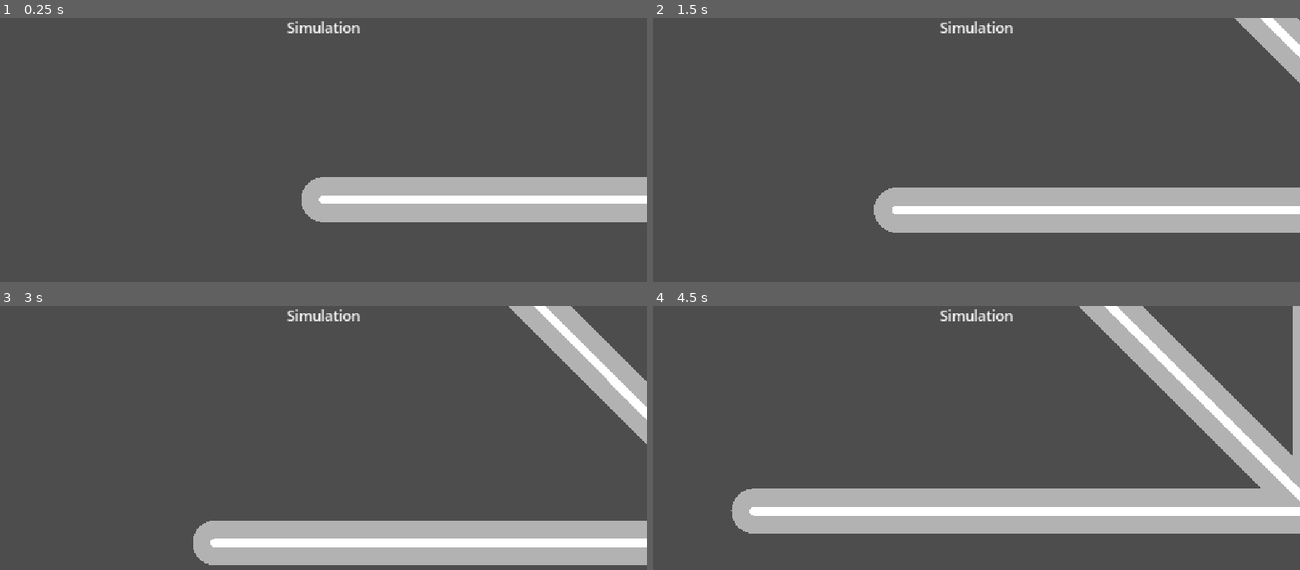
Above: before the commit, frames 1-4 (two rows, left to right).
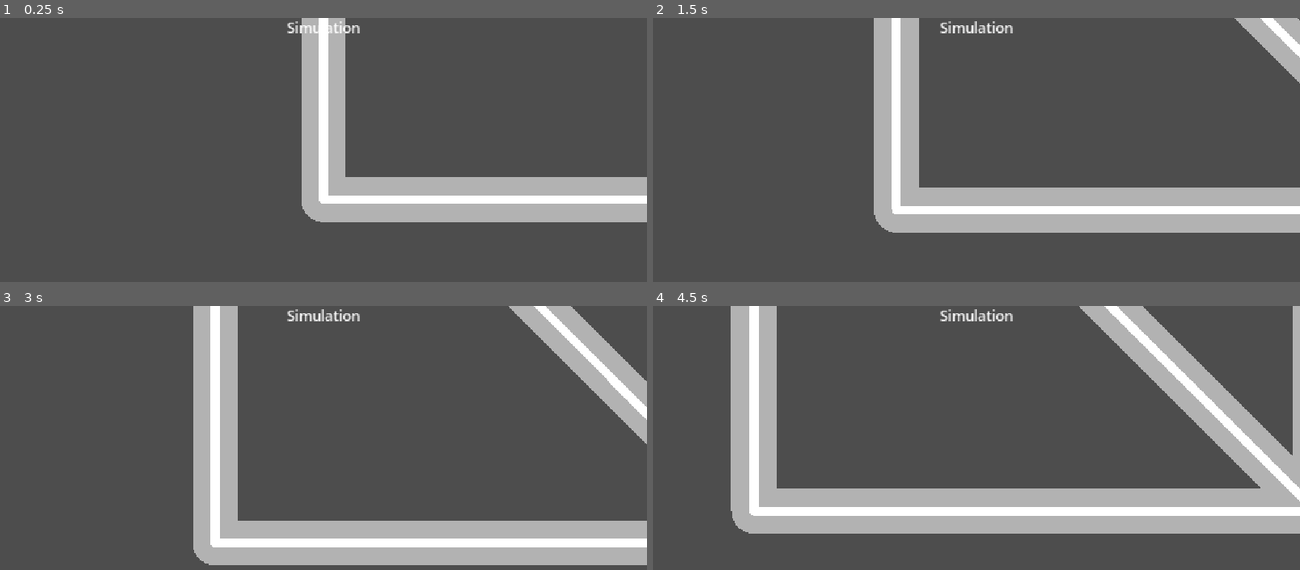
Above: after the commit, the same moments.

Repository: Saffron-develop/Multi-Modal-Transit-Optimization-Simulation
Game: Godot game, scene res://Scenes/simulation.tscn
Two runs of this game, one before a commit and one after it. Both use one fixed random seed, a clock stepped at 60 frames per second and the inputs below.
Inputs (mouse positions are in pixels of both pictures, inside the frame that each line leads up to):
- Up to frame 1 (0.25 s): no input
- Up to frame 2 (1.5 s): tap Enter at 0.5 s; move the mouse to (1118, 181) at 0.52 s; hold Middle mouse button (pan) 0.53-1.28 s; click (1118, 181) at 0.67 s; tap Space at 1.25 s; move the mouse to (847, 218) at 1.27 s; tap Middle mouse button (pan) at 1.35 s; click (847, 218) at 1.42 s
- Up to frame 3 (3 s): tap Enter at 2 s; move the mouse to (388, 408) at 2.02 s; hold Middle mouse button (pan) 2.03-2.78 s; click (388, 408) at 2.17 s; tap Space at 2.75 s; move the mouse to (291, 559) at 2.77 s; tap Middle mouse button (pan) at 2.85 s; click (291, 559) at 2.92 s
- Up to frame 4 (4.5 s): tap Enter at 3.5 s; move the mouse to (1170, 540) at 3.52 s; hold Middle mouse button (pan) 3.53-4.28 s; click (1170, 540) at 3.67 s; tap Space at 4.25 s; move the mouse to (782, 432) at 4.27 s; tap Middle mouse button (pan) at 4.35 s; click (782, 432) at 4.42 s

The runs differ from the first frame. In frame 1, 4.2% of the frame differs, in the area x 46-54%, y 0-69%; in frame 2, 4.7%; in frame 3, 5.7%, in the area x 29-37%, y 0-89%; in frame 4, 5.1%.

Commit message:
Save for robotics comp

Diff:
--- a/Scenes/simulation.tscn
+++ b/Scenes/simulation.tscn
@@ -4,8 +4,8 @@
 [ext_resource type="Script" uid="uid://suxr8ee5plfs" path="res://Scripts/road_manager.gd" id="2_wpefv"]
 [ext_resource type="PackedScene" uid="uid://b2ex3e5t8hhwl" path="res://Scenes/road_marker.tscn" id="3_diyjw"]
 [ext_resource type="Script" uid="uid://4yhbddtibbe4" path="res://Scripts/road_visualizer.gd" id="4_wpefv"]
-[ext_resource type="Script" uid="uid://g5tl1k7n783o" path="res://Scripts/road_marker.gd" id="4_ypxof"]
 [ext_resource type="Script" uid="uid://bvlnuv1hvf2uy" path="res://Scripts/camera_controller.gd" id="5_83pfb"]
+[ext_resource type="Script" uid="uid://bdjdhnw1o8rhs" path="res://Scripts/buliding/access_node_tool.gd" id="6_ypxof"]
 
 [node name="Simulation" type="Node2D" unique_id=2073321539]
 
@@ -37,23 +37,24 @@
 [node name="road_network" type="Node2D" parent="." unique_id=1461777015]
 script = ExtResource("2_wpefv")
 
-[node name="road_marker" parent="road_network" unique_id=1499536455 node_paths=PackedStringArray("connected_nodes") instance=ExtResource("3_diyjw")]
-connected_nodes = [NodePath("../@Marker2D@32822")]
+[node name="road_marker" parent="road_network" unique_id=1499536455 node_paths=PackedStringArray("connected_nodes") groups=["road_marker"] instance=ExtResource("3_diyjw")]
+connected_nodes = [NodePath("../@Marker2D@32822"), NodePath("../_Marker2D_33549")]
 
-[node name="@Marker2D@32822" type="Marker2D" parent="road_network" unique_id=478637249 node_paths=PackedStringArray("connected_nodes") instance=ExtResource("3_diyjw")]
+[node name="@Marker2D@32822" parent="road_network" unique_id=478637249 node_paths=PackedStringArray("connected_nodes") groups=["road_marker"] instance=ExtResource("3_diyjw")]
 position = Vector2(1000, 0)
-script = ExtResource("4_ypxof")
 connected_nodes = [NodePath("../road_marker"), NodePath("../@Marker2D@33183")]
 
-[node name="@Marker2D@33183" type="Marker2D" parent="road_network" unique_id=2056924777 node_paths=PackedStringArray("connected_nodes") instance=ExtResource("3_diyjw")]
+[node name="@Marker2D@33183" parent="road_network" unique_id=2056924777 node_paths=PackedStringArray("connected_nodes") groups=["road_marker"] instance=ExtResource("3_diyjw")]
 position = Vector2(1000, -1000)
-script = ExtResource("4_ypxof")
-connected_nodes = [NodePath("../@Marker2D@32822"), NodePath("../@Marker2D@33549"), NodePath("../@Marker2D@33549")]
+connected_nodes = [NodePath("../@Marker2D@32822"), NodePath("../_Marker2D_33549"), NodePath("../_Marker2D_33549")]
 
-[node name="@Marker2D@33549" type="Marker2D" parent="road_network" unique_id=922480767 node_paths=PackedStringArray("connected_nodes") instance=ExtResource("3_diyjw")]
+[node name="_Marker2D_33549" parent="road_network" unique_id=922480767 node_paths=PackedStringArray("connected_nodes") groups=["road_marker"] instance=ExtResource("3_diyjw")]
 position = Vector2(0, -1000)
-script = ExtResource("4_ypxof")
-connected_nodes = [NodePath("../@Marker2D@33183"), NodePath("../@Marker2D@33183"), NodePath("../@Marker2D@32822")]
+connected_nodes = [NodePath("../@Marker2D@33183"), NodePath("../@Marker2D@33183"), NodePath("../@Marker2D@32822"), NodePath("../road_marker"), NodePath("../@Marker2D@43204")]
+
+[node name="@Marker2D@43204" parent="road_network" unique_id=1823772891 node_paths=PackedStringArray("connected_nodes") groups=["road_marker"] instance=ExtResource("3_diyjw")]
+position = Vector2(-618, -1241)
+connected_nodes = [NodePath("../_Marker2D_33549")]
 
 [node name="road_visualizer" type="Node2D" parent="." unique_id=126050889 node_paths=PackedStringArray("road_manager")]
 script = ExtResource("4_wpefv")
@@ -61,3 +62,10 @@
 
 [node name="Camera2D" type="Camera2D" parent="." unique_id=30825103]
 script = ExtResource("5_83pfb")
+
+[node name="buliding" type="Node2D" parent="." unique_id=1425212061]
+position = Vector2(-192, -509)
+
+[node name="access_node" type="Marker2D" parent="buliding" unique_id=639625543]
+position = Vector2(92, -747.4315)
+script = ExtResource("6_ypxof")
--- /dev/null
+++ b/Scripts/building.gd
@@ -0,0 +1,24 @@
+extends Node2D
+class_name Building
+
+enum BUILDING_TYPES {
+	residence,
+	commercial,
+	industrial
+}
+
+@export var building_type: BUILDING_TYPES = BUILDING_TYPES.residence
+@export var car_capacity: int = 100
+
+var people_count: int = 0
+
+
+@export_category("References")
+@export var access_node: Marker2D
+
+func building_info():
+	return {
+		"Building Type": building_type,
+		"Car Capacity": car_capacity,
+		"People Count": people_count
+	}
--- /dev/null
+++ b/Scripts/buliding/access_node_tool.gd
@@ -0,0 +1,64 @@
+@tool
+extends Marker2D
+
+var waiting_for_selection: bool = false
+
+@export_tool_button("Connect to Edge") var connect_to_edge = func _connect_to_edge() -> void:
+	waiting_for_selection = true
+
+
+# Called when the node enters the scene tree for the first time.
+func _ready() -> void:
+	pass # Replace with function body.
+
+
+# Called every frame. 'delta' is the elapsed time since the previous frame.
+func _process(delta: float) -> void:
+	if Engine.is_editor_hint() and waiting_for_selection:
+		var selected_nodes = EditorInterface.get_selection().get_selected_nodes()
+
+		if not selected_nodes.size() == 2:
+			print("waiting for two nodes")
+			return
+
+		if not selected_nodes[0].is_in_group("road_marker") or not selected_nodes[1].is_in_group("road_marker"):
+			print("waiting for road nodes")
+			return
+
+		var node_a = selected_nodes[0].global_position
+		var node_b = selected_nodes[1].global_position
+		var above = false
+
+		#step 1, check if vertical
+		if node_a.x == node_b.x:
+			if global_position.x < node_a.x:
+				above = true
+		#step 2, find slope of road
+		var road_slope = (node_a.y - node_b.y) / (node_a.x - node_b.x)
+
+		#step 3, find y-intercept
+		var road_intercept = node_a.y - (road_slope * node_a.x)
+
+		#step 4, plug in x of access into slope formula
+		var access_point_line_height = (road_slope * global_position.x) + road_intercept
+
+		#step 5, compare resulting y to access y
+		if access_point_line_height >= global_position.y:
+			above = true
+
+		if above:
+			print("point is above")
+		else:
+			print("point is below")
+
+		#step 6, find perpendicular slope and place access there.
+		var perpendicular_slope = 1 / road_slope
+		if above:
+			global_position = Vector2(node_a.x - 100, (perpendicular_slope * 100) + node_a.y)
+		else:
+			global_position = Vector2(node_a.x - 100, (perpendicular_slope * -100) + node_a.y)
+
+
+		print("node a: ", selected_nodes[0], "  node b: ", selected_nodes[1])
+
+		waiting_for_selection = false
--- /dev/null
+++ b/Scripts/buliding/residential_building.gd
@@ -0,0 +1,4 @@
+extends Building
+
+func _ready():
+	building_type = BUILDING_TYPES.residence
--- a/project.godot
+++ b/project.godot
@@ -20,6 +20,10 @@
 window/stretch/mode="canvas_items"
 window/stretch/aspect="expand"
 
+[global_group]
+
+road_marker=""
+
 [input]
 
 pan={
Not shown, added: Scripts/building.gd.uid
Not shown, added: Scripts/buliding/access_node_tool.gd.uid
Not shown, added: Scripts/buliding/residential_building.gd.uid
